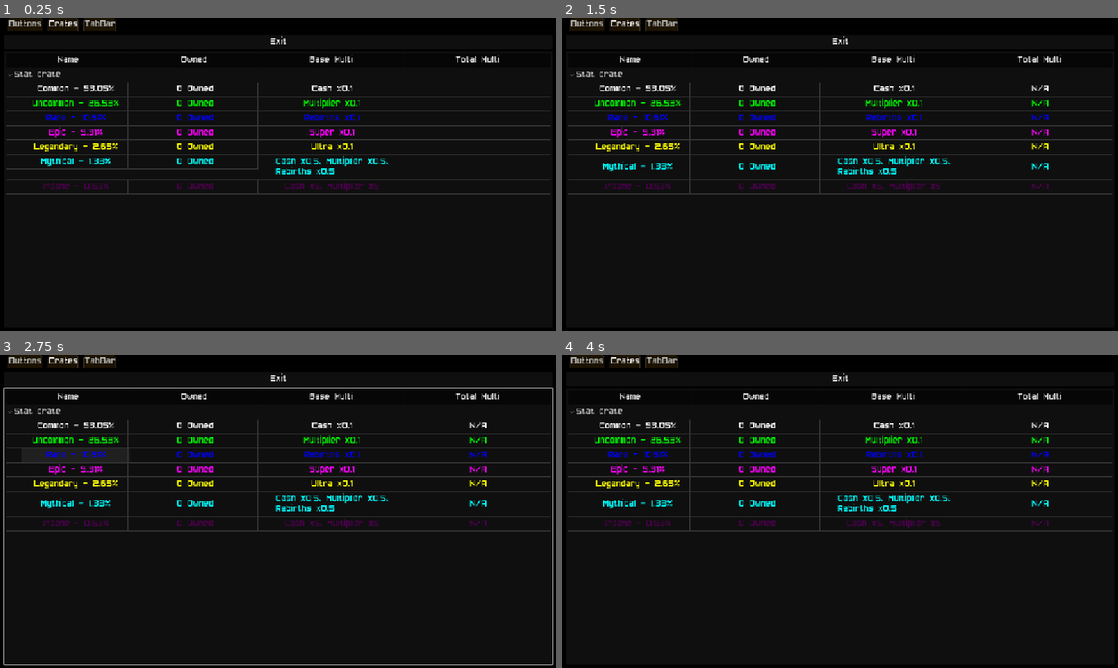
Above: before the commit, frames 1-4 (two rows, left to right).
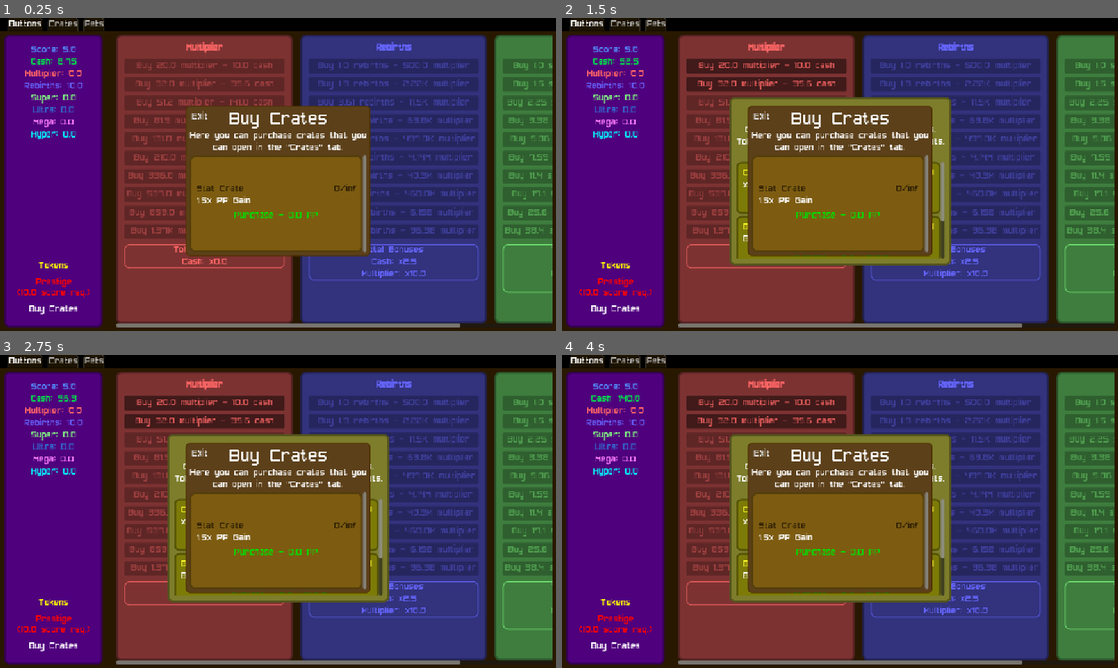
Above: after the commit, the same moments.

Repository: T3rryTim3/ButtonSim
Game: Godot game, scene res://Scenes/main.tscn
The game is run twice, just before and just after one commit, with the same random seed, the same clock (stepped at 60 frames per second) and the same inputs.
Inputs (mouse positions are in pixels of both pictures, inside the frame that each line leads up to):
- Up to frame 1 (0.25 s): no input
- Up to frame 2 (1.5 s): click (634, 43) at 0.5 s, where only the run before the commit has a clickable "View Stat Index"; click "View Stat Index" (after the commit: "Tokens") at 1.25 s
- Up to frame 3 (2.75 s): click (72, 452) at 2.02 s
- Up to frame 4 (4 s): click "View Stat Index" (after the commit: "Prestige (10.0 score req.)") at 2.75 s; click "View Stat Index" (after the commit: "Buy Crates") at 3.5 s

The runs differ from the first frame. In frame 1, 96% of the frame differs, in the area x 0-100%, y 0-100%; in frame 2, 96%; in frame 3, 96%; in frame 4, 96%.

Commit message:
Improved documentation + Started crate menu

Diff:
--- a/Scenes/UI/upgrade.tscn
+++ b/Scenes/UI/upgrade.tscn
@@ -4,7 +4,7 @@
 [ext_resource type="StyleBox" uid="uid://q0ofwer7ixj7" path="res://Resources/UI/Panels/reset_layer.tres" id="1_ro5wo"]
 
 [node name="Upgrade" type="PanelContainer"]
-self_modulate = Color(1, 0.982998, 0.0639067, 1)
+self_modulate = Color(1, 0.742, 0.14, 1)
 size_flags_vertical = 3
 theme_override_styles/panel = ExtResource("1_ro5wo")
 script = ExtResource("1_fkjs2")
@@ -19,7 +19,7 @@
 [node name="Title" type="Label" parent="VBoxContainer2/HBoxContainer"]
 layout_mode = 2
 size_flags_horizontal = 4
-theme_override_colors/font_color = Color(1, 0.986, 0.16, 1)
+theme_override_colors/font_color = Color(0.173593, 0.113818, 0.00692137, 1)
 text = "Upgrade Name"
 horizontal_alignment = 1
 
--- a/Scenes/UI/upgrade_container.gd
+++ b/Scenes/UI/upgrade_container.gd
@@ -1,26 +1,46 @@
 extends ScrollContainer
+class_name UpgradeContainer
+## Holds upgrades within a vboxcontainer to be purchased.
+## All visual properties and function are done automatically.
+##
+## upgrade_tags must be set in order to load upgrades. A placeholder will be
+## loaded if not set.
 
+#region Node refs
 @onready var upgrade_container:VBoxContainer = $Upgrades
+#endregion
 
+#region Exports
+## An array of tags which represent all upgrades that can be bought.
+## Defined individually within Config.Upgrades
 @export var upgrade_tags:Array[String]
+
+## A corresponding array to UpgradeTags which hold the display data for the upgrades.
+## The enums are defined within the Upgrade scene, and must be changed there.
 @export var display_types:Array[Upgrade.DisplayTypes]
+#endregion
 
+#region Public functions
+## Open the menu and load the upgrade data.
 func open():
 	_load_upgrades()
 	visible = true
 
+
+## Hides the menu.
+## Done seperately incase other implementations are needed during close.
 func close():
 	visible = false
+#endregion
 
-func _ready() -> void:
-	if not Game.ready:
-		await Game.ready
-	_load_upgrades()
-
+#region Internal functions
+## Load all of the upgrade data from upgrade_tags.
+## This deletes all nodes that are currently inside of the VBoxContainer.
 func _load_upgrades() -> void:
 	for tag in range(len(upgrade_tags)):
 		var upgrades = Game.get_upgrades_by_tag(upgrade_tags[tag])
 
+		# Clear placeholders / previously loaded upgrades
 		for child in upgrade_container.get_children():
 			child.queue_free()
 
@@ -30,3 +50,9 @@
 			button.upgrade_id = k
 			button.upgrade_data = upgrades[k]
 			upgrade_container.add_child(button)
+#endregion
+
+func _ready() -> void:
+	if not Game.ready:
+		await Game.ready
+	_load_upgrades()
--- /dev/null
+++ b/Scenes/buy_crate_menu.gd
@@ -0,0 +1,14 @@
+extends CenterContainer
+## A buy menu for various crates.
+## Not all crates wil be bought here, but just some of the basic ones.
+
+func open():
+	$PanelContainer/VBoxContainer/UpgradeContainer.open()
+	show()
+
+func close():
+	$PanelContainer/VBoxContainer/UpgradeContainer.close()
+	hide()
+
+func _ready():
+	$PanelContainer/Exit.pressed.connect(close)
--- a/Scenes/main.tscn
+++ b/Scenes/main.tscn
@@ -11,6 +11,7 @@
 [ext_resource type="PackedScene" uid="uid://bryjk0joq3w1p" path="res://Scenes/UI/upgrade_container.tscn" id="8_344ge"]
 [ext_resource type="Script" uid="uid://irfudhnita5b" path="res://Scripts/UI/crate_menu.gd" id="10_fdnlq"]
 [ext_resource type="Texture2D" uid="uid://dxxodv8cucnv1" path="res://Assets/Textures/Crates/crate.png" id="10_hptm8"]
+[ext_resource type="Script" uid="uid://dq0dmkggqyskl" path="res://Scenes/buy_crate_menu.gd" id="10_wsu2k"]
 [ext_resource type="Script" uid="uid://0bfd861rx2h8" path="res://Scenes/UI/crate.gd" id="11_d1ilt"]
 [ext_resource type="PackedScene" uid="uid://iaaahkovbb77" path="res://Scenes/UI/crate_select_option.tscn" id="11_jkdf5"]
 [ext_resource type="Script" uid="uid://b12pkbwg513aw" path="res://Scripts/UI/crate_stat_index.gd" id="14_jkdf5"]
@@ -75,6 +76,22 @@
 corner_radius_bottom_right = 10
 corner_radius_bottom_left = 10
 
+[sub_resource type="StyleBoxFlat" id="StyleBoxFlat_k12tt"]
+content_margin_left = 8.0
+content_margin_top = 8.0
+content_margin_right = 8.0
+content_margin_bottom = 8.0
+bg_color = Color(0.36, 0.252, 0.1008, 1)
+border_width_left = 2
+border_width_top = 2
+border_width_right = 2
+border_width_bottom = 2
+border_color = Color(0.31, 0.196333, 0, 1)
+corner_radius_top_left = 8
+corner_radius_top_right = 8
+corner_radius_bottom_right = 8
+corner_radius_bottom_left = 8
+
 [sub_resource type="Gradient" id="Gradient_hptm8"]
 colors = PackedColorArray(0.3382, 0.2223, 0.57, 1, 0.387447, 0.2047, 0.89, 1)
 
@@ -150,10 +167,9 @@
 theme_override_styles/tab_selected = SubResource("StyleBoxFlat_hptm8")
 theme_override_styles/tab_hovered = SubResource("StyleBoxFlat_hptm8")
 theme_override_styles/tab_unselected = SubResource("StyleBoxFlat_hptm8")
-current_tab = 1
+current_tab = 0
 
 [node name="Buttons" type="TabBar" parent="Game/TabContainer"]
-visible = false
 layout_mode = 2
 current_tab = 0
 tab_count = 1
@@ -256,6 +272,25 @@
 text = "Prestige"
 flat = true
 
+[node name="OpenBuyCrateMenu" type="Button" parent="Game/TabContainer/Buttons/PanelContainer/HSplitContainer/SidePanel/PanelContainer/MarginContainer/VBoxContainer"]
+unique_name_in_owner = true
+layout_mode = 2
+theme_override_colors/font_disabled_color = Color(1, 1, 1, 1)
+theme_override_colors/font_hover_pressed_color = Color(1, 1, 1, 1)
+theme_override_colors/font_hover_color = Color(1, 1, 1, 1)
+theme_override_colors/icon_disabled_color = Color(1, 1, 1, 1)
+theme_override_colors/icon_hover_pressed_color = Color(1, 1, 1, 1)
+theme_override_colors/icon_hover_color = Color(1, 1, 1, 1)
+theme_override_colors/icon_pressed_color = Color(1, 1, 1, 1)
+theme_override_colors/icon_focus_color = Color(1, 1, 1, 1)
+theme_override_colors/icon_normal_color = Color(1, 1, 1, 1)
+theme_override_colors/font_outline_color = Color(1, 1, 1, 1)
+theme_override_colors/font_color = Color(1, 1, 1, 1)
+theme_override_colors/font_focus_color = Color(1, 1, 1, 1)
+theme_override_colors/font_pressed_color = Color(1, 1, 1, 1)
+text = "Buy Crates"
+flat = true
+
 [node name="Resets" type="MarginContainer" parent="Game/TabContainer/Buttons/PanelContainer/HSplitContainer"]
 layout_mode = 2
 theme_override_constants/margin_left = 8
@@ -277,7 +312,6 @@
 
 [node name="PrestigeMenu" type="CenterContainer" parent="Game/TabContainer/Buttons"]
 unique_name_in_owner = true
-visible = false
 layout_mode = 1
 anchors_preset = 15
 anchor_right = 1.0
@@ -288,6 +322,7 @@
 script = ExtResource("3_8gbba")
 
 [node name="Prestige" type="PanelContainer" parent="Game/TabContainer/Buttons/PrestigeMenu"]
+visible = false
 layout_mode = 2
 theme_override_styles/panel = SubResource("StyleBoxFlat_8gbba")
 
@@ -436,7 +471,51 @@
 upgrade_tags = Array[String](["token"])
 display_types = Array[int]([1])
 
+[node name="BuyCrateMenu" type="CenterContainer" parent="Game/TabContainer/Buttons"]
+unique_name_in_owner = true
+layout_mode = 1
+anchors_preset = 15
+anchor_right = 1.0
+anchor_bottom = 1.0
+grow_horizontal = 2
+grow_vertical = 2
+mouse_filter = 2
+script = ExtResource("10_wsu2k")
+
+[node name="PanelContainer" type="PanelContainer" parent="Game/TabContainer/Buttons/BuyCrateMenu"]
+layout_mode = 2
+theme_override_styles/panel = SubResource("StyleBoxFlat_k12tt")
+
+[node name="Exit" type="Button" parent="Game/TabContainer/Buttons/BuyCrateMenu/PanelContainer"]
+layout_mode = 2
+size_flags_horizontal = 0
+size_flags_vertical = 0
+text = "Exit"
+flat = true
+
+[node name="VBoxContainer" type="VBoxContainer" parent="Game/TabContainer/Buttons/BuyCrateMenu/PanelContainer"]
+layout_mode = 2
+mouse_filter = 2
+
+[node name="Title" type="Label" parent="Game/TabContainer/Buttons/BuyCrateMenu/PanelContainer/VBoxContainer"]
+layout_mode = 2
+theme_override_font_sizes/font_size = 40
+text = "Buy Crates"
+horizontal_alignment = 1
+
+[node name="Title2" type="Label" parent="Game/TabContainer/Buttons/BuyCrateMenu/PanelContainer/VBoxContainer"]
+layout_mode = 2
+text = "Here you can purchase crates that you
+can open in the \"Crates\" tab."
+horizontal_alignment = 1
+
+[node name="UpgradeContainer" parent="Game/TabContainer/Buttons/BuyCrateMenu/PanelContainer/VBoxContainer" instance=ExtResource("8_344ge")]
+layout_mode = 2
+upgrade_tags = Array[String](["crate"])
+display_types = Array[int]([2])
+
 [node name="Crates" type="TabBar" parent="Game/TabContainer"]
+visible = false
 layout_mode = 2
 metadata/_tab_index = 1
 
@@ -605,6 +684,7 @@
 
 [node name="CrateStatIndex" type="Control" parent="Game/TabContainer/Crates/CrateMenu"]
 unique_name_in_owner = true
+visible = false
 layout_mode = 2
 script = ExtResource("14_jkdf5")
 
@@ -629,7 +709,7 @@
 size_flags_vertical = 3
 column_titles_visible = true
 
-[node name="TabBar" type="TabBar" parent="Game/TabContainer"]
+[node name="Pets" type="TabBar" parent="Game/TabContainer"]
 visible = false
 layout_mode = 2
 metadata/_tab_index = 2
--- a/Scripts/Global/Config.gd
+++ b/Scripts/Global/Config.gd
@@ -234,6 +234,7 @@
 		"get_cost": func(next:int): return B.new(2).multiply(B.new(3).power(next))
 	},
 	#endregion
+
 	#region Tokens
 	"Token Cash multi": {
 		"name": "Cash multiplier",
@@ -262,7 +263,7 @@
 	"Token PP Multi": {
 		"name": "PP Multiplier",
 		"tags": ["token"],
-		"currency": "tokens",
+		"currency": "prestige_points",
 		"currency_name": "Tokens",
 		"get_effect": func(val:int): return 1+(val)/2.0,
 		"get_player_currency": func(): return Game.get_stat("tokens"),
@@ -270,6 +271,22 @@
 		"get_max": func(): return 10,
 		"get_desc": func(next:int): return str(Game.get_upgrade_effect("Token PP Multi", next+1)) + "x PP Gain",
 		"get_cost": func(next:int): return B.new(3).multiply(next+1)
+	},
+	#endregion
+
+	#region Crates
+	"Crate Buy Stat Crate": {
+		"name": "Stat Crate",
+		"tags": ["crate"],
+		"currency": "PP",
+		"currency_name": "PP",
+		"allow_refund": false,
+		"get_effect": func(val:int): return 1,
+		"get_player_currency": func(): return Game.get_stat("tokens"),
+		"spend_currency": func(amt:Variant): Game.minus_stat("tokens", amt),
+		"get_max": func(): return -1, # Unlimited
+		"get_desc": func(next:int): return str(Game.get_upgrade_effect("Token PP Multi", next+1)) + "x PP Gain",
+		"get_cost": func(next:int): return B.new(min(100*next, 1000))
 	}
 	#endregion
 }
--- a/Scripts/UI/crate_select_option.gd
+++ b/Scripts/UI/crate_select_option.gd
@@ -7,15 +7,26 @@
 var crate_data:Dictionary = {}
 var show_data:bool = true
 
+func update_crate_display() -> void:
+	var count = Game.get_crate_count(crate_data["id"])
+	if count <= 0:
+		hide()
+	if "name" in crate_data:
+		data_container.get_node("Title").text = crate_data["name"] + " x" + str(Game.get_crate_count(crate_data["id"]))
 
 func load_crate(crate:Dictionary = {}):
 	crate_data = crate
-	if "name" in crate:
-		data_container.get_node("Title").text = crate["name"] + " x" + str(Game.get_crate_count(crate_data["id"]))
-	if "cost" in crate:
-		data_container.get_node("Cost").text = str(crate["cost"]["get_cost"].call()) + " " + crate["cost"]["currency_name"]
-	if "desc" in crate:
-		data_container.get_node("Desc").text = crate["desc"]
+
+	update_crate_display()
+
+	# Cost display removed in favor of crates being bought elsewhere.
+	# Kept in code just in case needed later.
+	data_container.get_node("Cost").hide()
+	#if "cost" in crate_data:
+		#data_container.get_node("Cost").text = str(crate_data["cost"]["get_cost"].call()) + " " + crate_data["cost"]["currency_name"]
+
+	if "desc" in crate_data:
+		data_container.get_node("Desc").text = crate_data["desc"]
 
 
 func _process(delta: float) -> void:
--- a/Scripts/UI/testscene.gd
+++ b/Scripts/UI/testscene.gd
@@ -96,3 +96,4 @@
 
 	%OpenPrestigeMenu.pressed.connect(%PrestigeMenu.open)
 	%OpenTokenMenu.pressed.connect(%TokenMenu.open)
+	%OpenBuyCrateMenu.pressed.connect(%BuyCrateMenu.open)
--- a/Scripts/UI/upgrade.gd
+++ b/Scripts/UI/upgrade.gd
@@ -1,44 +1,76 @@
 extends PanelContainer
 class_name Upgrade
+## An upgrade object which uses the Config.Upgrades data to alter the player's stats.
+## Crated automatically from the upgrade_container.tscn node.
+##
+## This node should generally not be created manually. Use UpgradeContainer for this.
+
 
 @onready var button:Button = $VBoxContainer2/Button
 
 enum DisplayTypes {
 	PRESTIGE,
-	TOKEN
+	TOKEN,
+	CRATE
 }
 
+#region Properties
 var display:DisplayTypes
-
 var upgrade_id:String
 var upgrade_data:Dictionary
 var upgrade_count:int
 var cost:B
+#endregion
 
+## Update the cost of the upgrade based on the upgrade data.
 func _update_cost() -> void:
 	cost = upgrade_data.get_cost.call(upgrade_count)
 
+
+## Upgrade the internal amount bought value.
 func _update_upgrade_count() -> void:
 	upgrade_count = Game.get_upgrade_count(upgrade_id)
 
+
+## Check if the player's purchase count exceeds the maximum.
+func _exceeds_max() -> bool:
+	var max = upgrade_data["get_max"].call()
+	return upgrade_count >= max and max != -1
+
+
+## Returns true if the player has enough currency to buy the upgrade.
 func _can_buy() -> bool:
-	if upgrade_count >= upgrade_data["get_max"].call():
+	var max = upgrade_data["get_max"].call()
+	if _exceeds_max(): # Max is -1 if unlimited
 		return false
 	return !upgrade_data["get_player_currency"].call().isLessThan(cost)
 
+
+## Load the upgrade data into the display for the upgrade.
 func _load_data() -> void:
 
 	_update_upgrade_count()
 	_update_cost()
 
+	var max = upgrade_data["get_max"].call()
+	var max_text := str(max)
+	if max == -1:
+		max_text = 'inf'
+
+	var count_display = str(Game.get_upgrade_count(upgrade_id)) + "/" + max_text
+
 	$VBoxContainer2/HBoxContainer/Title.text = upgrade_data.name
-	$VBoxContainer2/HBoxContainer/Purchased.text = str(Game.get_upgrade_count(upgrade_id)) + "/" + str(upgrade_data["get_max"].call())
-	if upgrade_count < upgrade_data["get_max"].call():
+	$VBoxContainer2/HBoxContainer/Purchased.text = count_display
+
+	if not _exceeds_max():
 		$VBoxContainer2/Desc.text = upgrade_data["get_desc"].call(upgrade_count)
 	else:
 		$VBoxContainer2/Desc.text = "Max purchases reached."
+
 	button.text = "Purchase - " + str(cost) + " " + upgrade_data["currency_name"]
 
+
+## Update the purchase display depending on whether or not the upgrade can be bought.
 func _update() -> void:
 	if _can_buy():
 		button.modulate = Color(0, 1, 0)
@@ -47,9 +79,8 @@
 		button.modulate = Color(1, 0, 0)
 		button.disabled = true
 
-func _process(delta: float) -> void:
-	_update()
 
+## Purchase the upgrade and update where neccessary. Checks for affordability within the function.
 func purchase() -> void:
 	_update_upgrade_count()
 	_update_cost()
@@ -65,6 +96,12 @@
 
 	_load_data()
 
+
+#region Base functions
+func _process(delta: float) -> void:
+	_update()
+
+
 func _ready() -> void:
 	button.pressed.connect(purchase)
 	_load_data()
@@ -77,3 +114,8 @@
 			self_modulate = Color("fffb10")
 			$VBoxContainer2/HBoxContainer/Title.add_theme_color_override("font_color", Color("fffb29"))
 			$VBoxContainer2/HBoxContainer/Purchased.add_theme_color_override("font_color", Color("fffb29"))
+		DisplayTypes.CRATE:
+			self_modulate = Color("ffbd24")
+			$VBoxContainer2/HBoxContainer/Title.add_theme_color_override("font_color", Color("2c1d02"))
+			$VBoxContainer2/HBoxContainer/Purchased.add_theme_color_override("font_color", Color("2c1d02"))
+#endregion
Not shown, added: Scenes/buy_crate_menu.gd.uid
Not shown: 1 places in Scenes/main.tscn that only renumber resources
